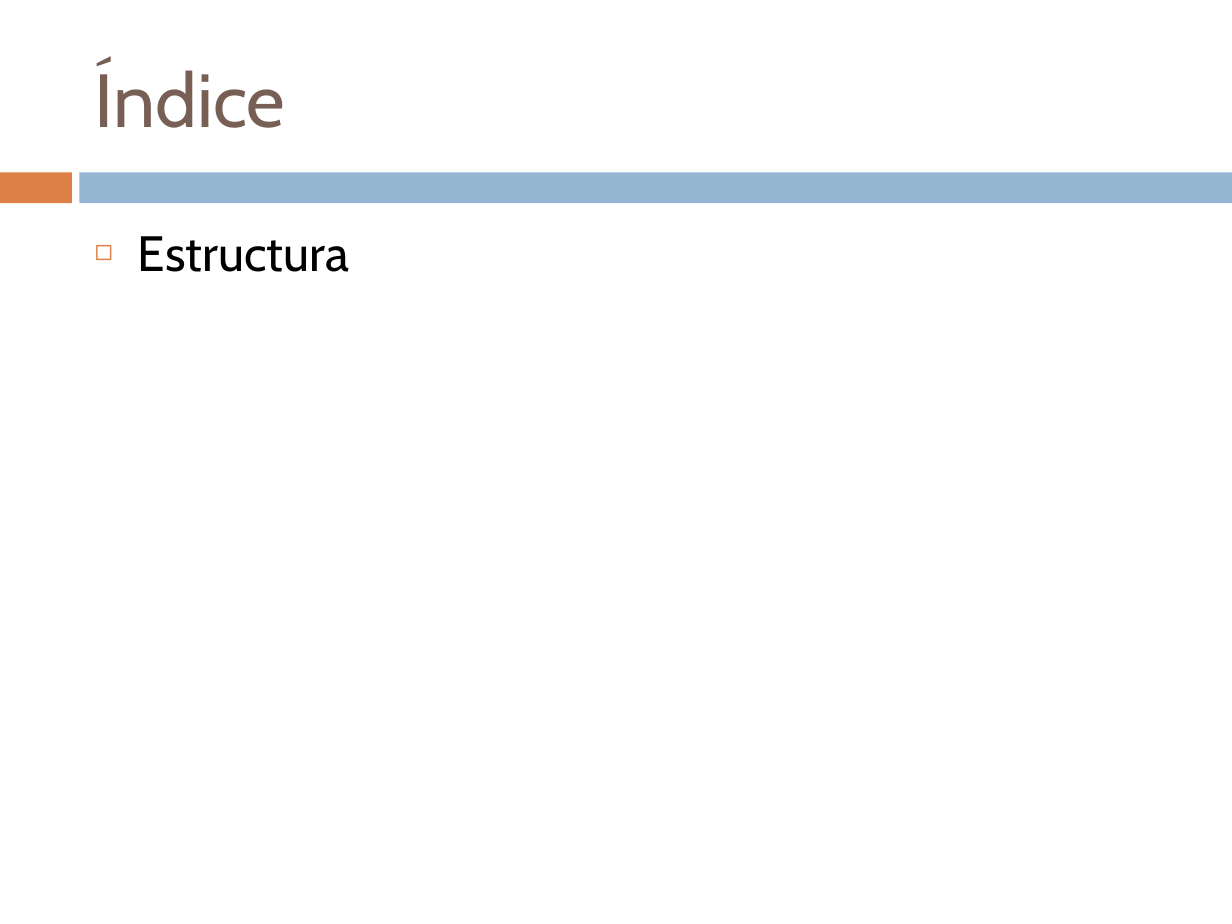
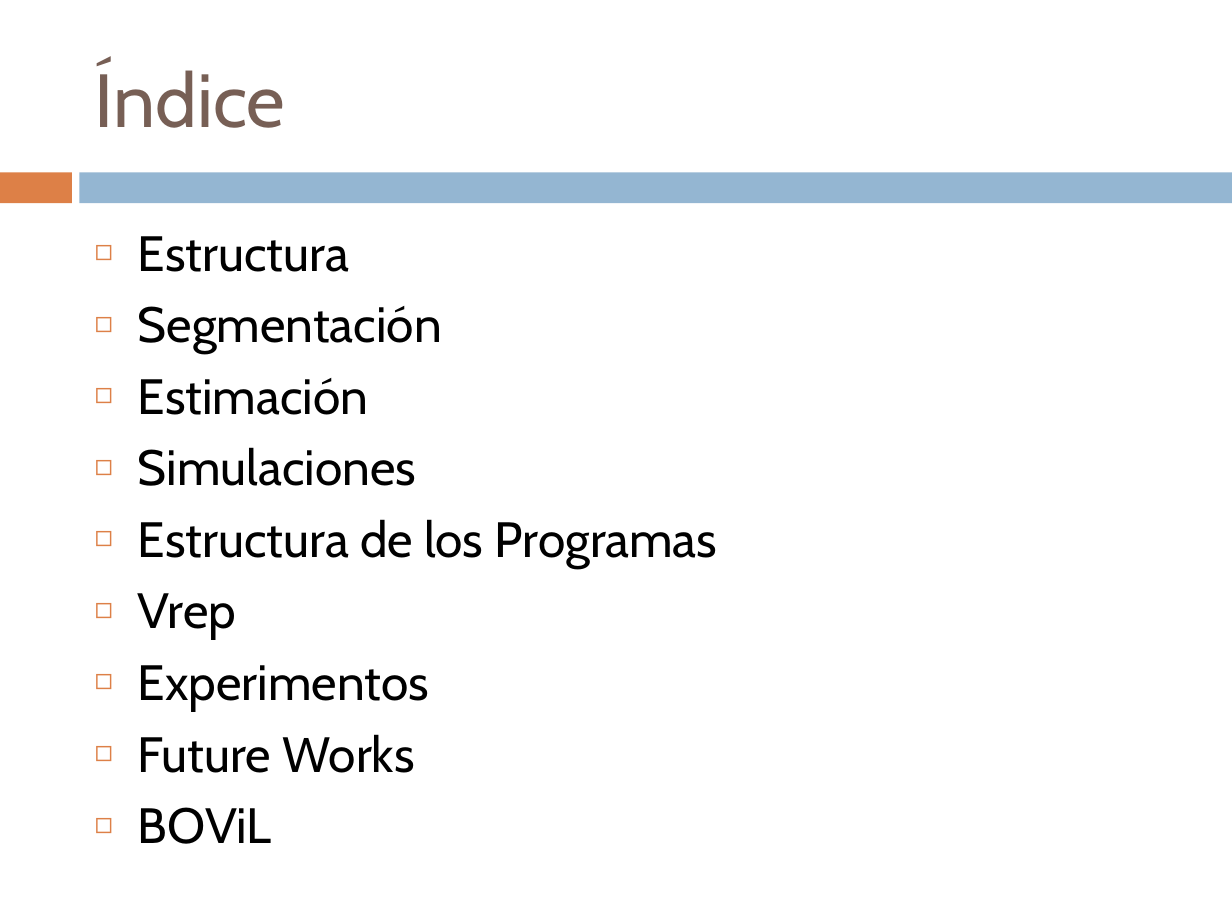
Before and after one commit to Bardo91/PFC, a slide deck: slide 2 of presentation.pptx. Drawn at 1232x924 pixels with LibreOffice and Linux fonts; fonts in the diff are those of the drawing. Boxes give left, top, right and bottom in pixels: in the first picture for what was removed or moved away, otherwise in the second. Text is boxed around its words. In the diff, an @@ line names an element or a change of style, - is before the commit and + after.

```diff
--- a/presentation.pptx
+++ b/presentation.pptx
@@ text at bbox=[138, 306, 718, 844]: paragraphs added @@
+◻ Segmentación
+◻ Estimación
+◻ Simulaciones
+◻ Estructura de los Programas
+◻ Vrep
+◻ Experimentos
+◻ Future Works
+◻ BOViL
```
Also in this commit, not shown: 2 other slides changed, 3 slides added, 4 slides removed.
